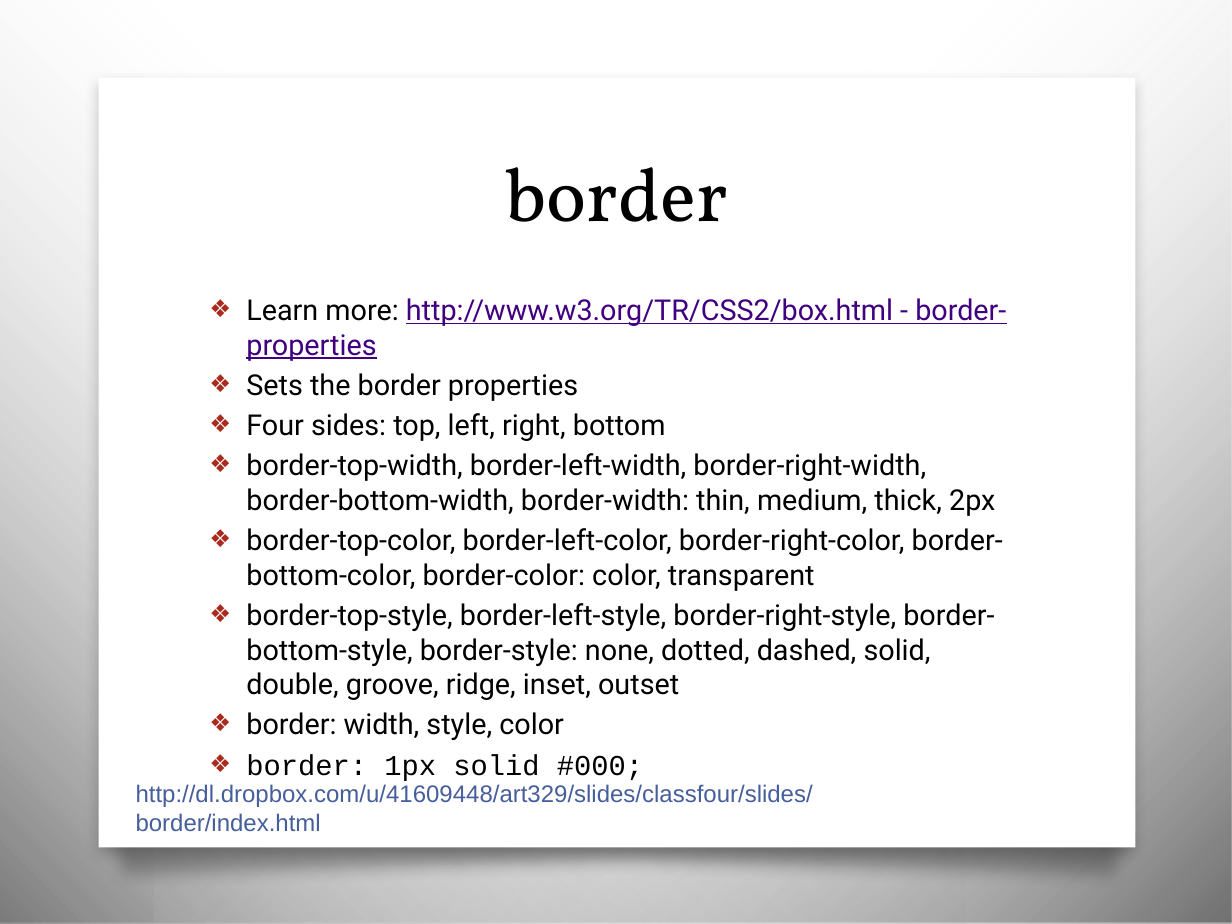
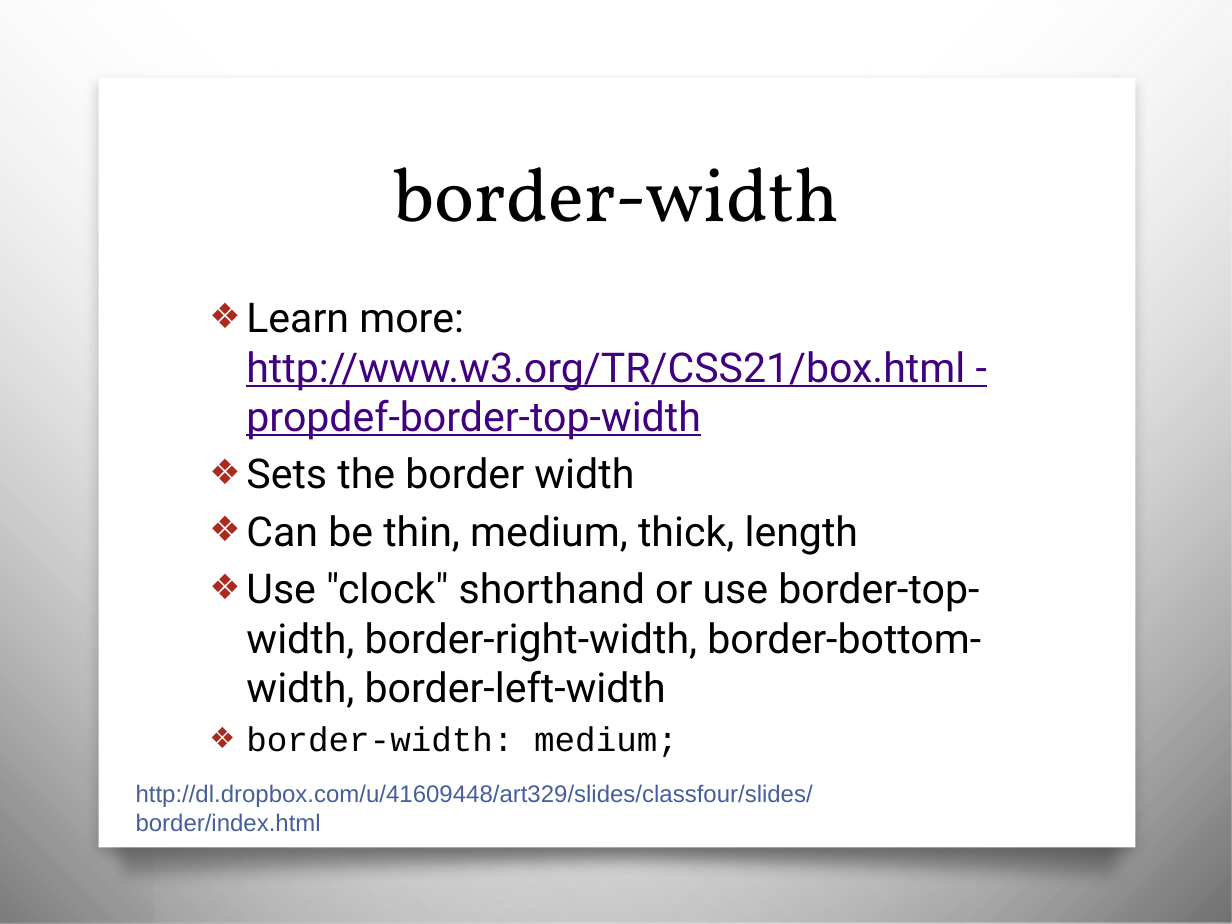
Before and after one commit to awayken/USF-ART329, a slide deck: slide 23 of slides/classfive/slides.pptx (slide 9 before the commit). Drawn at 1232x924 pixels with LibreOffice and Linux fonts; fonts in the diff are those of the drawing; background and template pictures are left out. Boxes give left, top, right and bottom in pixels: in the first picture for what was removed or moved away, otherwise in the second. Text is boxed around its words. In the diff, an @@ line names an element or a change of style, - is before the commit and + after.

```diff
--- a/slides/classfive/slides.pptx
+++ b/slides/classfive/slides.pptx
@@ title at (x1=393, y1=167, x2=839, y2=222): text changed @@
-border
+border-width
@@ text at (x1=246, y1=302, x2=981, y2=757): text changed; size 16.8 to 24 pt @@
-❖ Learn more: http://www.w3.org/TR/CSS2/box.html - border-properties
-❖ Sets the border properties
-❖ Four sides: top, left, right, bottom
-❖ border-top-width, border-left-width, border-right-width, border-bottom-width, border-width: thin, medium, thick, 2px
-❖ border-top-color, border-left-color, border-right-color, border-bottom-color, border-color: color, transparent
-❖ border-top-style, border-left-style, border-right-style, border-bottom-style, border-style: none, dotted, dashed, solid, double, groove, ridge, inset, outset
-❖ border: width, style, color
-❖ border: 1px solid #000;
+❖ Learn more: http://www.w3.org/TR/CSS21/box.html - propdef-border-top-width
+❖ Sets the border width
+❖ Can be thin, medium, thick, length
+❖ Use "clock" shorthand or use border-top-width, border-right-width, border-bottom-width, border-left-width
+❖ border-width: medium;
```
Also in this commit, not shown: 3 other slides changed, 22 slides added, 2 slides removed, 30 other files.
